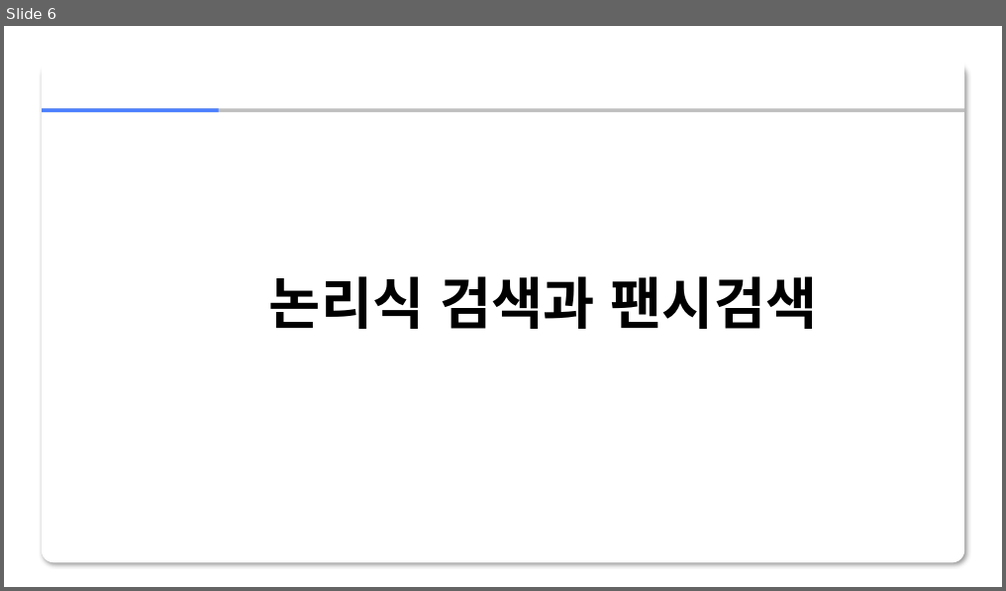
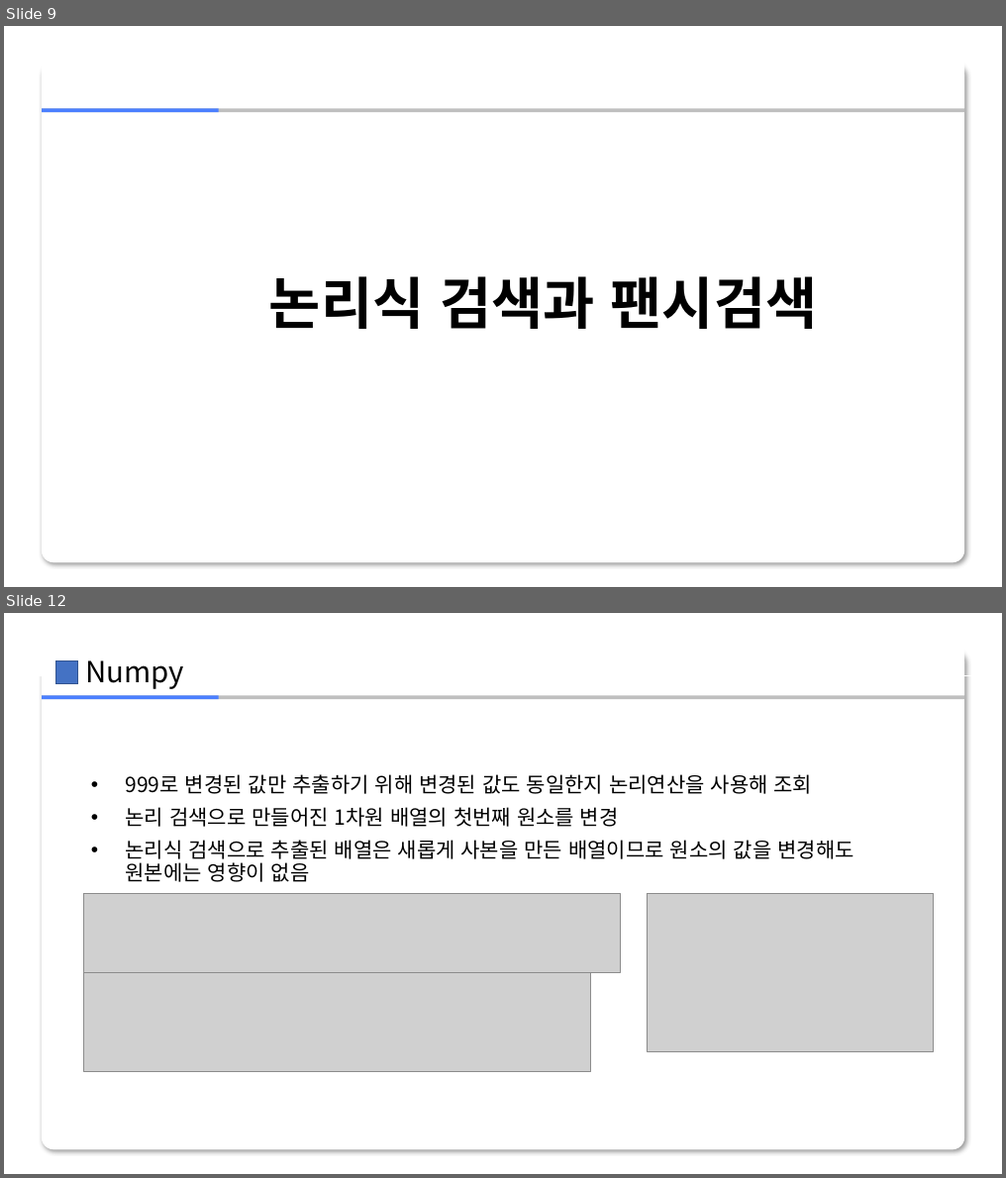
Before and after one commit to zerosum99/numpy_itple, a slide deck: 03장/[넘파이]03장.pptx. Shown one above the other, each under a label of ours: slide 6 before the commit, slides 9 and 12 after it; the slides between them are not shown. The pictures are 1006x591 and 1006x1178 pixels, drawn with LibreOffice and Linux fonts; fonts in the diff are those of the drawing; grey boxes stand for pictures; background and template pictures are left out. Boxes give left, top, right and bottom in pixels: in the first picture for what was removed or moved away, otherwise in the second. Text is boxed around its words. In the diff, an @@ line names an element or a change of style, - is before the commit and + after.

```diff
--- a/03장/[넘파이]03장.pptx
+++ b/03장/[넘파이]03장.pptx
@@ slide 12 added at <box>4,613,1002,1174</box>, background #FFFFFF; not listed: 4 template elements that a slide beside it also shows @@
@@ rectangle added at <box>25,632,80,676</box>, fill #FFFFFF @@
@@ rectangle added at <box>55,661,78,683</box>, fill #4472C4, outline #325491 1 pt @@
@@ text added at <box>85,661,184,689</box>, 28 pt, text #000000 @@
+Numpy
@@ line added from (79, 675) to (994, 675), #FFFFFF 0.5 pt @@
@@ text added at <box>126,774,853,882</box>, 20 pt, text #000000 @@
+• 999로 변경된 값만 추출하기 위해 변경된 값도 동일한지 논리연산을 사용해 조회
+• 논리 검색으로 만들어진 1차원 배열의 첫번째 원소를 변경
+• 논리식 검색으로 추출된 배열은 새롭게 사본을 만든 배열이므로 원소의 값을 변경해도 원본에는 영향이 없음
@@ text added at <box>126,807,246,827</box>, 18 pt, text #FFFFFF @@
+논리 검색3
@@ picture added at <box>83,894,620,972</box> @@
@@ picture added at <box>647,893,933,1051</box> @@
@@ picture added at <box>83,972,590,1071</box> @@
@@ what was slide 6 is now slide 9 @@
```
Also in this commit, not shown: 12 slides changed, 22 other slides added, 3 slides removed, 1 other file.
